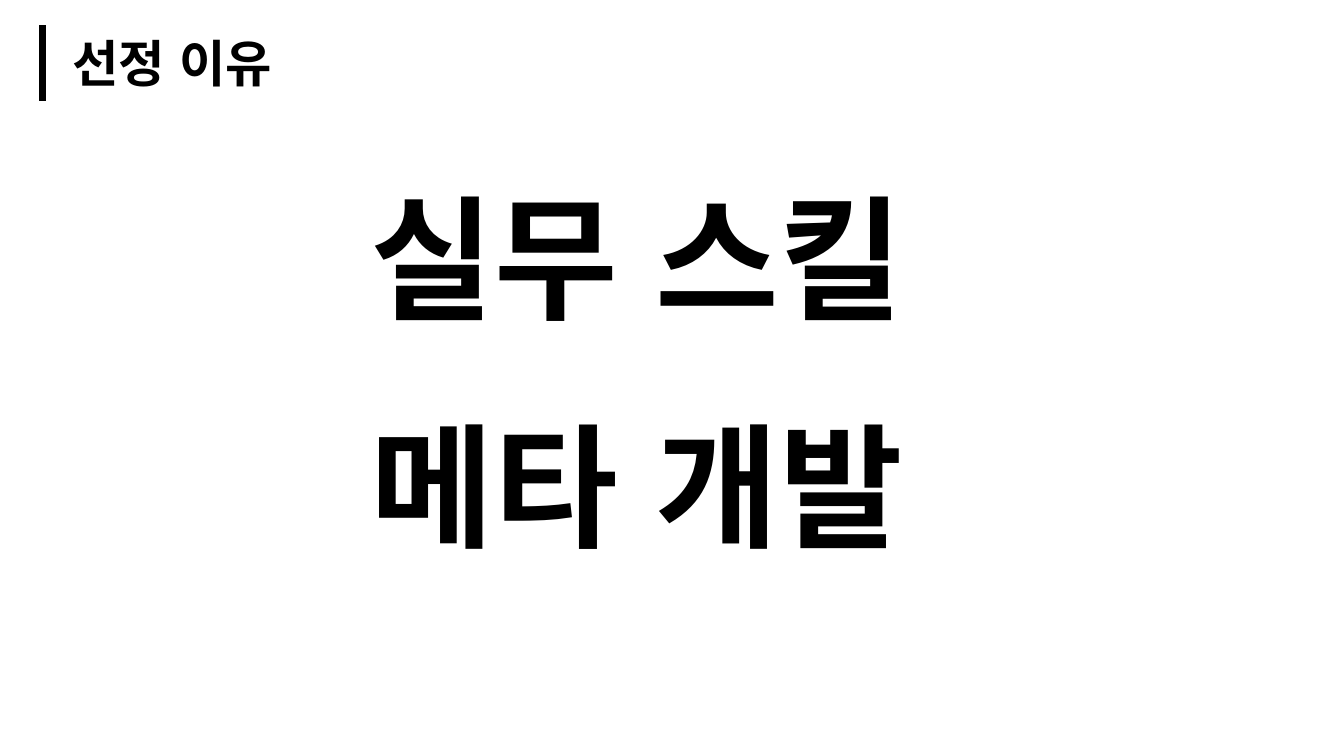
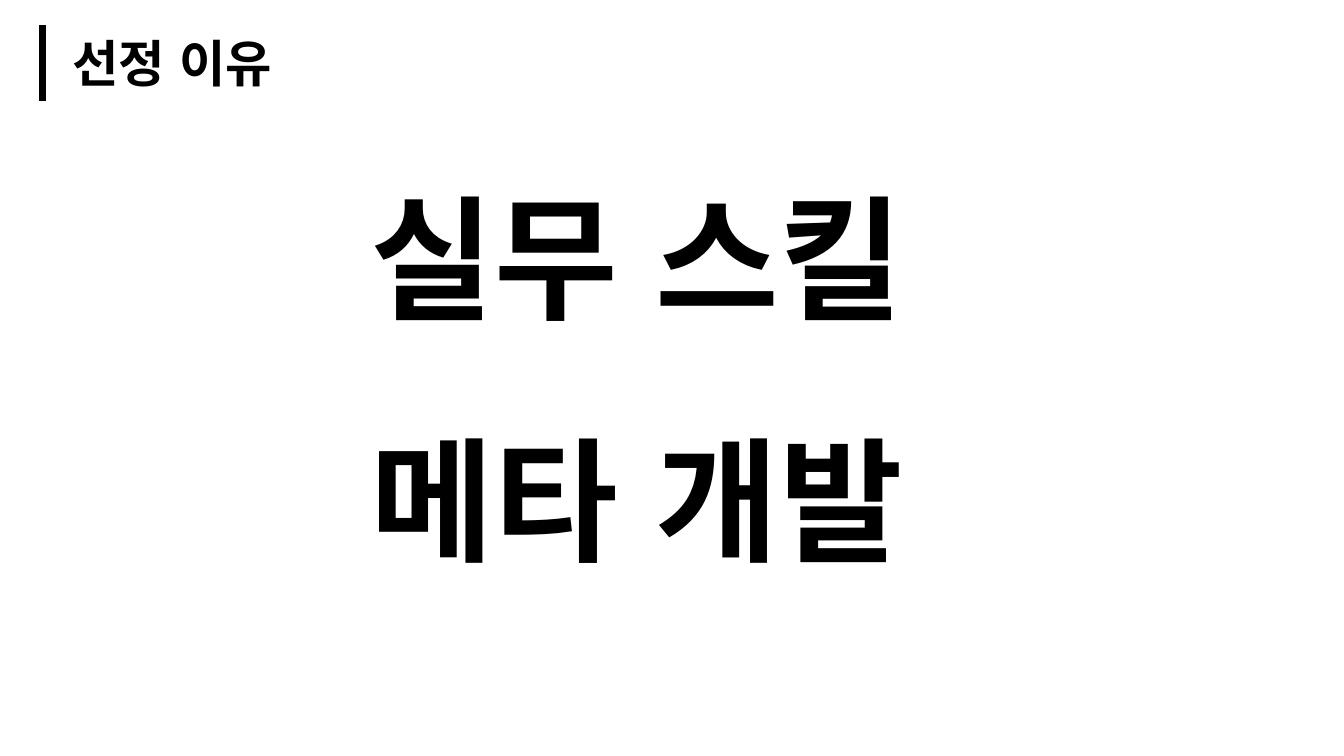
Before and after one commit to Bandyck/WinAPI_Serious, a slide deck: slide 6 of 0818.PPT문서제작/WinApiProject_Serious_임경태.pptx. Drawn at 1344x756 pixels with LibreOffice and Linux fonts; fonts in the diff are those of the drawing. Boxes give left, top, right and bottom in pixels: in the first picture for what was removed or moved away, otherwise in the second. Text is boxed around its words. In the diff, an @@ line names an element or a change of style, - is before the commit and + after.

```diff
--- a/0818.PPT문서제작/WinApiProject_Serious_임경태.pptx
+++ b/0818.PPT문서제작/WinApiProject_Serious_임경태.pptx
@@ text "메타 개발": place and size @@
-text "메타 개발" at <box>371,424,903,549</box>
+text "메타 개발" at <box>371,438,903,563</box>
```
Also in this commit, not shown: 7 other slides changed, 19 slides added, 11 slides removed.
